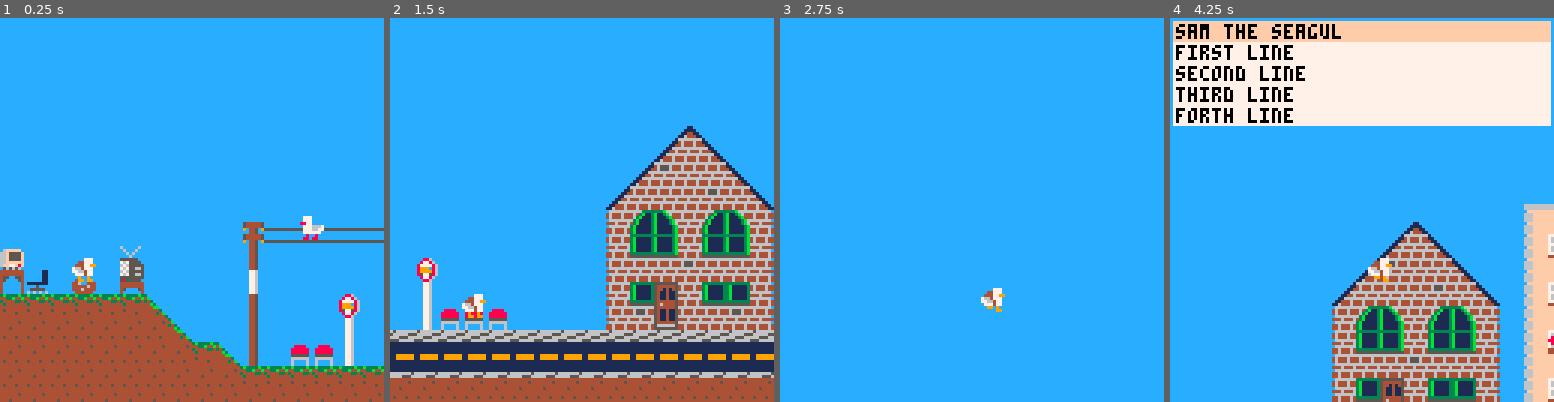
Above: before the commit, frames 1-4 (left to right).
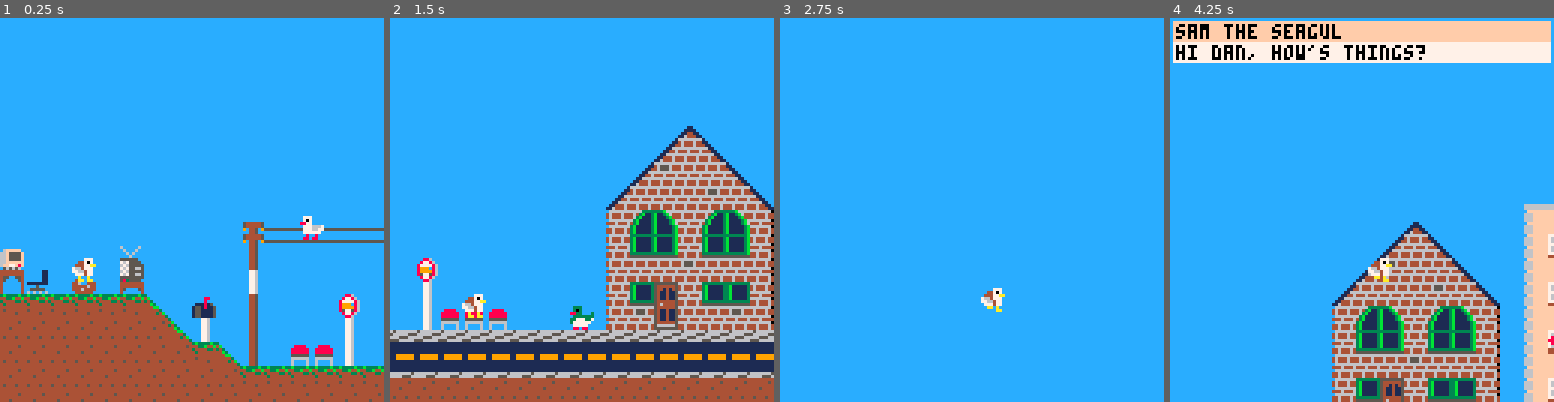
Above: after the commit, the same moments.

Repository: JacksonKerr/duckdude
Game: PICO-8 cartridge duckdude.p8
Two runs of this game, one before a commit and one after it. Both use one fixed random seed, a clock stepped at 60 frames per second and the inputs below.
Inputs:
- Up to frame 1 (0.25 s): no input
- Up to frame 2 (1.5 s): tap X (X key) at 0.33, 1.07 s; tap O (Z key) at 0.7 s
- Up to frame 3 (2.75 s): hold Right 1.6-2.1 s; tap O (Z key) at 1.7, 2.1, 2.5 s; tap X (X key) at 1.85 s; hold Up 2.15-2.42 s; hold Right from 2.47 s (still down)
- Up to frame 4 (4.25 s): tap O (Z key) every 0.4 s from 2.9 to 4.1 s; tap X (X key) at 2.97, 4.08 s; release Right at 3.03 s; hold Left 3.08-3.58 s; hold Down 3.63-3.97 s; hold Right from 4.02 s (still down)

The runs differ from the first frame. In frame 1, 0.5% of the frame differs, in the area x 20-81%, y 52-85%; in frame 2, 0.4%; in frame 3, less than 0.1%; in frame 4, 17%, in the area x 0-100%, y 7-99%.

Commit message:
Update duckdude.p8

Diff:
--- a/duckdude.p8
+++ b/duckdude.p8
@@ -31,67 +31,47 @@
 --used to paint the backgrounds
 --of building interiors
 function setup_buildings()
-	buildings={
-		{--white tower
-			mx1=18,my1=21,mx2=22,my2=28,
+	build_bkg={
+		{--left cream aprtmt interior
+			x1=140,y1=164,x2=188,y2=236,
 			clr=13
 		},
-		{--red brick tower
-			mx1=26,my1=8,mx2=33,my2=28,
+		{--red brick tower interior
+			x1=204,y1=60,x2=276,y2=236,
 			clr=13
-		}
+		},
+		{--bank exterior
+			x1=849,y1=456,x2=934,y2=487,
+			clr=7
+		},
+		{--btm roof fill
+			x1=872,y1=448,x2=911,y2=455,
+			clr=7
+		},
+		{--mid roof fill
+			x1=880,y1=440,x2=903,y2=447,
+			clr=7
+		},
+		{--top roof fill
+			x1=888,y1=432,x2=895,y2=439,
+			clr=7
+		},
+		{--bank interior
+			x1=849,y1=200,x2=934,y2=231,
+			clr=15
+		},
+		{--bp exterior
+			x1=640,y1=456,x2=703,y2=487,
+			clr=11
+		},
+		{--bp interior
+			x1=654,y1=200,x2=703,y2=231,
+			clr=15
+		},
 	}
-	for b in all(buildings) do
-			b.x1=(b.mx1*8)-4
-			b.y1=(b.my1*8)-4
-			b.x2=(b.mx2*8)+12
-			b.y2=(b.my2*8)+12
-	end
-end
-
-function new_npc(
-	ix,iy,s,dir,name,dialog
-)
-	return {
-		name=name,
-		x=ix,
-		y=iy,
-		dir=dir,
-		sprite=s,
-		dialog=dialog
-	}
-end
-
-
-function setup_npcs()
-	seg=new_npc(100,182,111,"⬅️",
-		"sam the seagul",
-		{
-			{
-				"first line",
-				"second line",
-				"third line",
-				"forth line"
-			},
-			{"first line2","second2"},
-		}
-	)
-
-	jmal=new_npc(264,220,95,"⬅️",
-		"john mallard",
-		{
-			{
-				"jm line",
-				"second jm line",
-				"third jm line",
-				"forth jm line"
-			},
-			{"first line2 jm","second2"},
-		}
-	)
-
-	npcs={ jmal,seg }
-end
+end
+
+
 
 function setup_io()
 	prev_io={
@@ -101,6 +81,7 @@
 end
 
 function _init()
+	printh("loaded")
 	setup_buildings()
 
 	p=newplr(24,196,
@@ -422,33 +402,142 @@
 	camera(cam_x,cam_y)
 end
 -->8
---dialogue
+--dialogue & npcs
+function new_npc(
+	ix,iy,dir,name,s,dialog
+)
+	return {
+		name=name,
+		x=ix,
+		y=iy,
+		dir=dir,
+		cs=s[1],
+		s=s,
+		dialog=dialog
+	}
+end
+
+function setup_npcs()
+	seg=new_npc(100,182,"⬅️",
+		"sam the seagul",{110,111},
+		{
+			[[hi dan, how's things?]],
+			[[you applied for planning permission for that project yet?]],
+			[[well, the council should still be open today.]],
+			[[the bus is about to swing past. there's no time like the present.]],
+		}
+	)
+
+	kkereru=new_npc(60,480,"⬅️",
+		"kevin the kereru",{92,93},
+		{
+			[[oi, you! did the bus just come past?]],
+			[[gah! not again!!!]],
+		}
+	)
+
+	jmal=new_npc(264,220,"⬅️",
+		"john mallard",{94,95},
+		{
+			[[hi, welcome to o.r.c. what are you after?]],
+			[[ok, let's see. the next open appointment is on...]],
+			[[...]],
+			[[how does 5:15AM on the 7th of july 2043 sound?]],
+			[[*phone rings*]],
+			[[one sec. i gotta take this]],
+			[[*on phone* gidday, john malard here.]],
+			[[*on phone* no worries, that will incur a $450 cancelation fee.]],
+			[[*on phone* well, you will have to take that up with the planning permission scheduling fee team.]],
+			[[*on phone* um, unfortunately they're a bit short staffed at the moment and their only team member is on leave]],
+			[[*on phone* they should be back within the next 14 weeks.]],
+			[[*on phone* kthxbye]],
+			[[*hangs up*]],
+			[[well sonny jim... sorry, see you at your appointment.]],
+			[[what!? you think you can just march in and take up someone elses cancelled appointment!? well i never! theres protocol to follow here! never have i met a more presumptuous duck in all of my days on this earth!]],
+			[[and don't call me shirley]],
+			[[well...]],
+			[[i suppose i can let it slide this one time...]],
+			[[head up to the fifth floor, sam sparrow will be waiting.]],
+		}
+	)
+	sspar=new_npc(264,92,"⬅️",
+		"sam sparrow",{126,127},
+		{
+			[[hya, please take a seat---]],
+			[[righty oh, doing a bit of d.i.y. are we? we'll see about that]],
+			[[what did you have in mind?]],
+			[[...]],
+			[[well, it's ambitious but should be perfectly permissable, and you seem to have all the paperwork in order.]],
+			[[i'll just need to see you i.d. then you can sign here.]],
+			[[*passes i.d.*]],
+			[[ok great, just sign here ple--]],
+			[[uh...]],
+			[[...]],
+			[[this id is out of date...]],
+			[[listen here, i'm no pencil pushing bureaucrat like that fool downstairs but this simply won't do.]],
+			[[now, i'll be honest. i was about clock out. it's already 10:30AM after all, but if you hurry down to to the v.t.n.z at the end of the street you should be able to get it renewed. i'll stick around for another few minutes just for you.]],
+			[[hurry along now.]],
+		}
+	)
+	ppukeko=new_npc(752,480,"➡️",
+		"percy pukeko",{124,125},
+		{
+			[[sorry mate, v.t.n.z's closed for smoko.]],
+			[[...]],
+			[[in a hurry aye? well, get me a steak n' cheese from the servo next-door and i'll help you out.]],
+		}
+	)
+
+	npcs={ seg,kkereru,jmal,sspar,
+		ppukeko }
+end
+
 dlg_npc=nil
 dlg_line=1
-
 function draw_dialog()
 	-- dialog
 	if (dlg_npc==nil) return
 
-	local cline=
+
+	--print nameplate
+	rectfill(
+		cam_x+1,cam_y+1,
+		cam_x+126,cam_y+7,
+		15
+	)
+	print(
+		dlg_npc.name,
+		cam_x+2,cam_y+2,
+		0
+	)
+
+	local l=
 		dlg_npc.dialog[dlg_line]
-
-
-	rectfill(cam_x+1,cam_y+1,
-			cam_x+126,cam_y+7,
-			15
-		)
-	print(dlg_npc.name,cam_x+2,cam_y+2,0)
-	text_y=cam_y+8
-	for l in all(cline) do
-		rectfill(cam_x+1,text_y,
-			cam_x+126,text_y+6,
-			7
-		)
-		print(l,cam_x+2,text_y+1,0)
+	local max_len=30
+	local up_to=1
+	local p_to=up_to+max_len+1
+	local text_y=cam_y+8
+	while up_to<#l do
+		if (sub(l,up_to,1)==" ") then
+			up_to+=1
+		end
+
+		local p_to=up_to+max_len
+
+		local l_chr=sub(l,p_to,p_to)
+		if (p_to<#l) then
+			while l_chr!=" " do
+				p_to-=1
+				l_chr=sub(l,p_to,p_to)
+			end
+		end
+
+		rectfill(cam_x+1,text_y,cam_x+126,text_y+6,7)
+		print(sub(l,up_to,p_to),cam_x+2,text_y+1,0)
 		text_y+=7
-	end
-
+		up_to=p_to+1
+	end
+	printh("exited loop")
 end
 
 function next_dialog(o)
@@ -477,7 +566,7 @@
 -- draw
 function draw_spr(o)
 	local flipx=o.dir=="⬅️"
-	spr(o.sprite,
+	spr(o.cs,
 		o.x, o.y, 1, 1, flipx)
 end
 
@@ -494,8 +583,8 @@
 		o.x,o.y,1,1,flipx)
 end
 
-function drw_indoor_bkgrnds()
-	for b in all(buildings) do
+function drw_bkgrnds()
+	for b in all(build_bkg)	do
 		rectfill(
 			b.x1,b.y1,
 			b.x2,b.y2, b.clr
@@ -505,13 +594,15 @@
 
 function _draw()
 	cls()
+	palt(0,false)
+	palt(14,true)
 
 	rectfill(--bluesky
 		0,cam_y,
 		cam_x+127,cam_y+127,
 		12
 	)
-	drw_indoor_bkgrnds()
+	drw_bkgrnds()
 	map(0,0,0,0,127,127)
 
 	draw_plr(p)
@@ -652,11 +743,12 @@
 
 
 
+
 __gff__
-0001010005090600000003000003030383010300838383830000000000030003000003040009090000000303000005010001030000000000000000030009060400000000000000000000000000000000000000000000000000000000000000000000000000000000000000000000000000000000000000000000000000000000
+0001010005090600000003000003030383010300838383830000000000030003000003000009090000000303000005010001030000000000000100030009060400000083000000000000000606000000000003030000000000000000000000000001010900000000000000000000000003030003000000000000000000000000
 0000000000000000000000000000000000000000000000000000000000000000000000000000000000000000000000000000000000000000000000000000000000000000000000000000000000000000000000000000000000000000000000000000000000000000000000000000000000000000000000000000000000000000
 __map__
-0000000000000000000000000000000000000000000000000000000000000000000000000000000000000000000000000000000000000000000000000000000000000000000000000000000000000000000000000000000000000000000000000000000000000000000000000000000000000000000000000000000000000000
+0000000000000000000000000000000000000000000000000000000000000000000000000000000000000000000000000000000000000000000000000000000000000000000000000000000000000000000000000000000000000000000000000000000000000000000000000000000000000000001e1e1e1e1e1e1e1e1e0000
 0000000000000000000000000000000000000000000000000000000000000000000000000000000000000000000000000000000000000000000000000000000000000000000000000000000000000000000000000000000000000000000000000000000000000000000000000000000000000000000000000000000000000000
 0000000000000000000000000000000000000000000000000000000000000000000000000000000000000000000000000000000000000000000000000000000000000000000000000000000000000000000000000000000000000000000000000000000000000000000000000000000000000000000000000000000000000000
 0000000000000000000000000000000000000000000000000000000000000000000000000000000000000000000000000000000000000000000000000000000000000000000000000000000000000000000000000000000000000000000000000000000000000000000000000000000000000000000000000000000000000000
@@ -677,17 +769,81 @@
 000000000000000000000000000000000f00000000000000001400003c303202023123000000000000000000000000000000000000000000000000000000000000000000000000000000000000000000000000000000000000000000000000000000000000000000000000000000000000000000000000000000000000000000
 000000000000000000000000000000000f262626262626260014003f0a0a0a0a0a0a16000000000000000000000000000000000000000000000000000000000000000000000000000000000000000000000000000000000000000000000000000000000000000000000000000000000000000000000000000000000000000000
 000000000000000000000000000000000f34353535353536001400002b002700270023000000000000000000000000000000000000000000000000000000000000000000000000000000000000000000000000000000000000000000000000000000000000000000000000000000000000000000000000000000000000000000
-000000000000000000000000000000000f34032428242036001400003b020212020223000000000000000000000000000000000000000000000000000000000000000000000000000000000000000000000000000000000000000000000000000000000000000000000000000000000000000000000000000000000000000000
-000000000000000000000000000000000f3422373800323600143f000a0a0a0a0a0a16000000000000000000000000000000000000000000000000000000000000000000000000000000000000000000000000000000000000000000000000000000000000000000000000000000000000000000000000000000000000000000
-000000000000000000002a3d3d3d3d3d0f340a0a0a0a0a36001400002b002700030023000000000000000000000000000000000000000000000000000000000000000000000000000000000000000000000000000000000000000000000000000000000000000000000000000000000000000000000000000000000000000000
-030000000021000000003a00000000000f34292428241a36001400003b000200221123000000000000000000000000000000000000000000000000000000000000000000000000000000000000000000000000000000000000000000000000000000000000000000000000000000000000000000000000000000000000000000
-121100010031000000002300000000000f343033121a0a360014003f0a0a0a0a0a0a16000000000000000000000000000000000000000000000000000000000000000000000000000000000000000000000000000000000000000000000000000000000000000000000000000000000000000000000000000000000000000000
-0e0e0e0e0e0e3e0000003a00000013000f340a0a0a0a0a360014000027000027000023000000000000000000000000000000000000000000000000000000000000000000000000000000000000000000000000000000000000000000000000000000000000000000000000000000000000000000000000000000000000000000
-1e1e1e1e1e1e1e3e00003a00000023000f34282421241a3600140000000c0c00000023000000000000000000000000000000000000000000000000000000000000000000000000000000000000000000000000000000000000000000000000000000000000000000000000000000000000000000000000000000000000000000
-1e1e1e1e1e1e1e1e0e3e3a00020223000f343700311a0a3600143f00101c1c00221116000000000000000000000000000000000000000000000000000000000000000000000000000000000000000000000000000000000000000000000000000000000000000000000000000000000000000000000000000000000000000000
-1e1e1e1e1e1e1e1e1e1e0e0e0e0e0e0e0e0d0d0d0d0d0d0d0d0d0d0d0d0d0d0d0d0d0d0d0d0d000000000000000000000000000000000000000000000000000000000000000000000000000000000000000000000000000000000000000000000000000000000000000000000000000000000000000000000000000000000000
-1e1e1e1e1e1e1e1e1e1e1e1e1e1e1e1e1e1d1d1d1d1d1d1d1d1d1d1d1d1d1d1d1d1d1d1d1d1d000000000000000000000000000000000000000000000000000000000000000000000000000000000000000000000000000000000000000000000000000000000000000000000000000000000000000000000000000000000000
-1e1e1e1e1e1e1e1e1e1e1e1e1e1e1e1e1e1e1e1e1e1e1e1e1e1e1e1e1e1e1e1e1e1e1e1e1e1e000000000000000000000000000000000000000000000000000000000000000000000000000000000000000000000000000000000000000000000000000000000000000000000000000000000000000000000000000000000000
-
-
-
+000000000000000000000000000000000f34032428242036001400003b020212020223000000000000000000000000000000000000000000000000000000000000000000000000000000000000000000000000000000000000000049494949494949494949494949000000000000002600000000000000000000000000000000
+000000000000000000000000000000000f3422373800323600143f000a0a0a0a0a0a160000000000000000000000000000000000000000000000000000000000000000000000000000000000000000000000000000000000000000494949494949494949494949490000000000004b004c000000000000000000000000000000
+000000000000000000002a3d3d3d3d3d0f340a0a0a0a0a36001400002b002700030023000000000000000000000000000000000000000000000000000000000000000000000000000000000000000000000000000000000000000049595a5a5a5a5a5a5b4941414900000000004b0000004c0000000000000000000000000000
+030000000021000000003a00000000000f34292428241a36001400003b000200221123000000000000000000000000000000000000000000000000000000000000000000000000000000000000000052525253525252525252000049696a6a6a6a6a6a6b49515149000026264b00000000004c26260000000000000000000000
+121100010031000000002300000000000f343033121a0a360014003f0a0a0a0a0a0a16000000000000000000000000000000000000000000000000000000000000000000000000000000000000000000234300000000000043000049696a6a6a6a6a6a6b4941414900004a0000000000000000004a0000000000000000000000
+0e0e0e0e0e0e3e0039003a00000013000f340a0a0a0a0a360014000027000027000023000000000000000000000000000000000000000000000000000000000000000000000000000000000000000000234300000000000043000049696a6a6a6a6a6a6b4951514900004a0000000000000000004a0000000000000000000000
+1e1e1e1e1e1e1e3e23003a00000023000f34282421241a3600140000000c0c000000230000000000000000000000000000000000000000000000000000000000000000000000000000000000000000002343440026000c5443000049790000000000007a4949616200004a42002b290c002626264a0000000000000000000000
+1e1e1e1e1e1e1e1e0e3e3a00020223000f343700311a0a3600143f00101c1c002211160000000000000000000000000000000000000000000000000000000000000000000000000000000000000000002343430243001c5443000049790000000000007a4970717200004a12423b121c023211324a0000000000000000000000
+1e1e1e1e1e1e1e1e1e1e0e0e0e0e0e0e0e0d0d0d0d0d0d0d0d0d0d0d0d0d0d0d0d0d0d0d0d0d0d0d0d0d0d0d0d0d0d0d0d0d0d0d0d0d0d0d0d0d0d0d0d0d0d0d0d0d0d0d0d0d0d0d0d0d0d0d0d0d0d0d0d0d0d0d0d0d0d0d0d0d0d0d0d0d0d0d0d0d0d0d0d0d0d0d0d0d0d0d0d0d0d0d0d0d0d0d0d0d0d0d0d0d0d0d0d0d0d0d
+1e1e1e1e1e1e1e1e1e1e1e1e1e1e1e1e1e1d1d1d1d1d1d1d1d1d1d1d1d1d1d1d1d1d1d1d1d1d1d1d1d1d1d1d1d1d1d1d1d1d1d1d1d1d1d1d1d1d1d1d1d1d1d1d1d1d1d1d1d1d1d1d1d1d1d1d1d1d1d1d1d1d1d1d1d1d1d1d1d1d1d1d1d1d1d1d1d1d1d1d1d1d1d1d1d1d1d1d1d1d1d1d1d1d1d1d1d1d1d1d1d1d1d1d1d1d1d1d
+1e1e1e1e1e1e1e1e1e1e1e1e1e1e1e1e1e1e1e1e1e1e1e1e1e1e1e1e1e1e1e1e1e1e1e1e1e1e1e1e1e1e1e1e1e1e1e1e1e1e1e1e1e1e1e1e1e1e1e1e1e1e1e1e1e1e1e1e1e1e1e1e1e1e1e1e1e1e1e1e1e1e1e1e1e1e1e1e1e1e1e1e1e1e1e1e1e1e1e1e1e1e1e1e1e1e1e1e1e1e1e1e1e1e1e1e1e1e1e1e1e1e1e1e1e1e1e1e
+…(67 lines of a section not shown)…
Not shown, changed: 86 lines of the sprite sheet (__gfx__) section of duckdude.p8
Not shown, changed: the music (__music__) section of duckdude.p8
Not shown, changed: the sound effects (__sfx__) section of duckdude.p8
